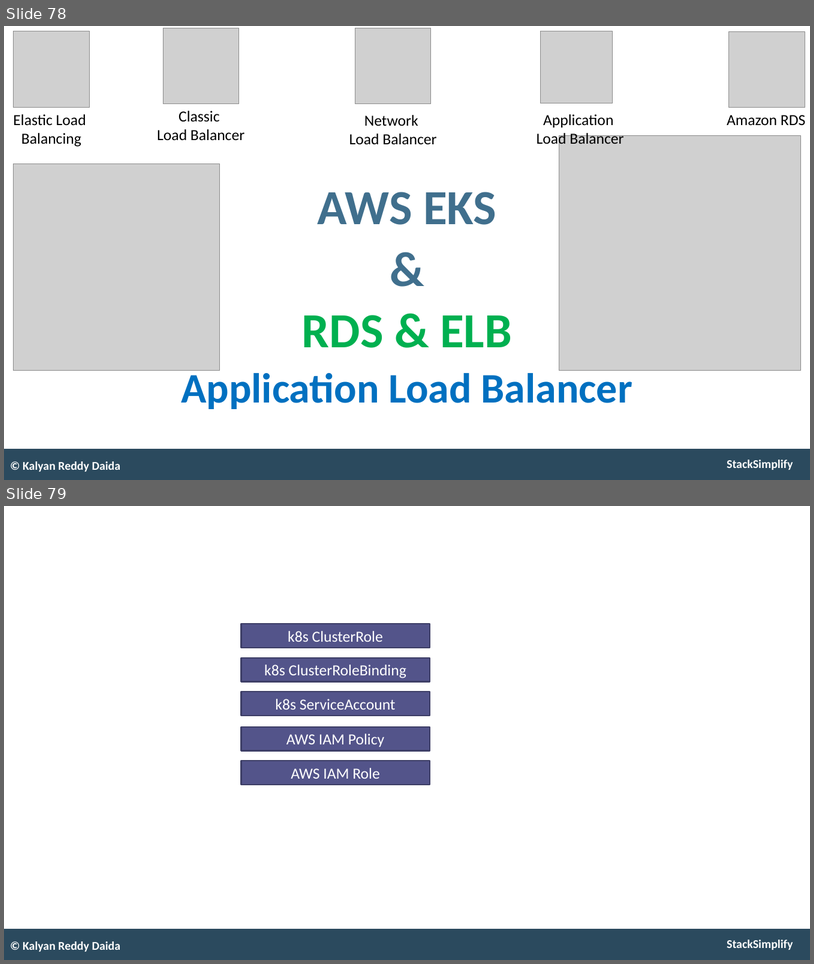
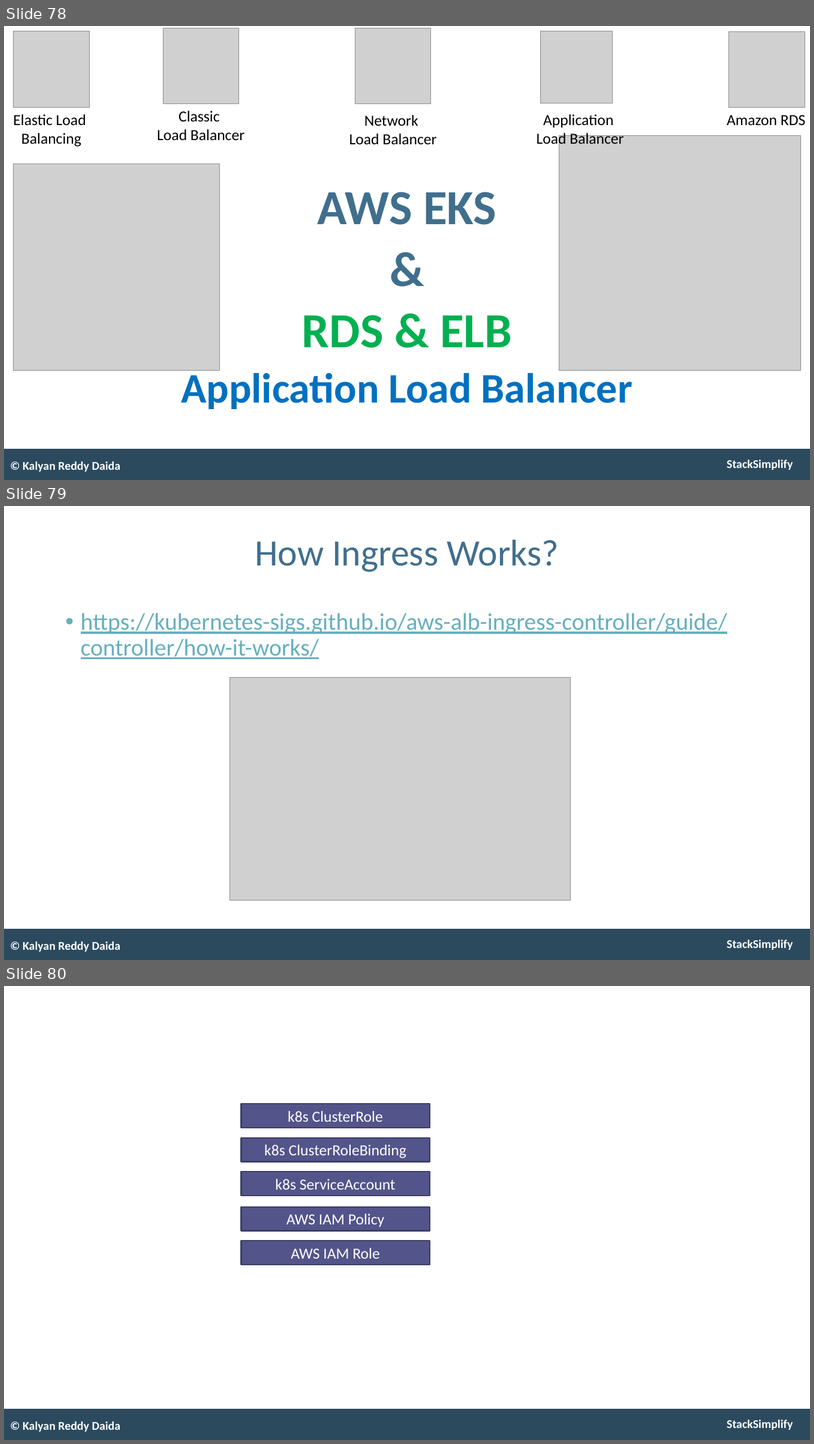
Before and after one commit to talvionyx/aws-eks-kubernetes-masterclass, a slide deck: presentation/AWS-Fargate-and-EKS-Masterclass.pptx. Shown one above the other, each under a label of ours: slides 78 and 79 before the commit, slides 78, 79 and 80 after it. The pictures are 814x964 and 814x1444 pixels, drawn with LibreOffice and Linux fonts; fonts in the diff are those of the drawing; grey boxes stand for pictures. Boxes give left, top, right and bottom in pixels: in the first picture for what was removed or moved away, otherwise in the second. Text is boxed around its words. In the diff, an @@ line names an element or a change of style, - is before the commit and + after.

```diff
--- a/presentation/AWS-Fargate-and-EKS-Masterclass.pptx
+++ b/presentation/AWS-Fargate-and-EKS-Masterclass.pptx
@@ slide 79 added at [4,506,810,960], background #FFFFFF; not listed: 2 template elements that a slide beside it also shows @@
@@ title added at [255,540,559,572], 53 pt, text #406F8D @@
+How Ingress Works?
@@ text added at [81,613,728,659], 34 pt, text #67AFBD, underline @@
+• https://kubernetes-sigs.github.io/aws-alb-ingress-controller/guide/controller/how-it-works/
@@ picture added at [230,677,570,900] @@
@@ text added at [23,941,121,951], 17 pt, text #FFFFFF, bold @@
+© Kalyan Reddy Daida
@@ what was slide 79 is now slide 80 @@
```
Also in this commit, not shown: 2 slides changed, 10 other slides added, 2 other files.
